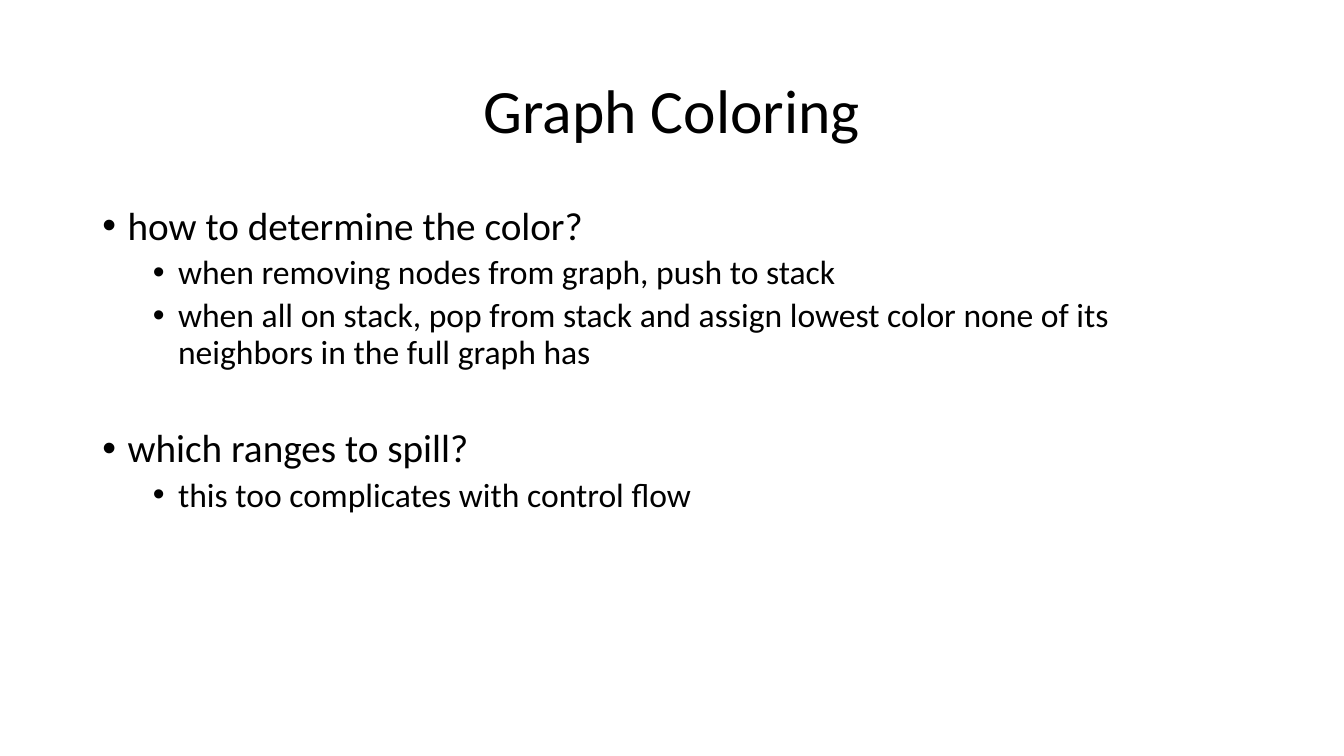
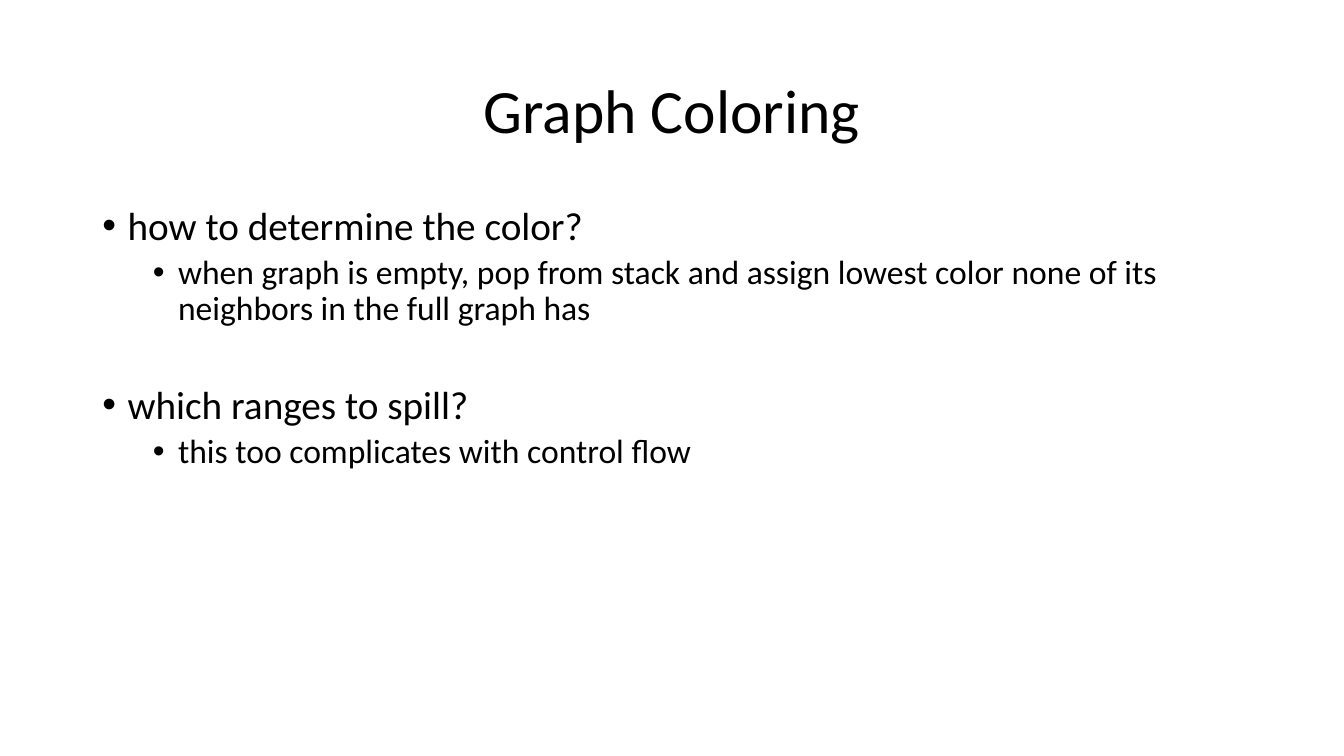
Before and after one commit to ganoliz/NI-GEN, a slide deck: slide 50 of media/NI-GEN-8.pptx (slide 49 before the commit). Drawn at 1344x756 pixels with LibreOffice and Linux fonts; fonts in the diff are those of the drawing. Boxes give left, top, right and bottom in pixels: in the first picture for what was removed or moved away, otherwise in the second. Text is boxed around its words. In the diff, an @@ line names an element or a change of style, - is before the commit and + after.

```diff
--- a/media/NI-GEN-8.pptx
+++ b/media/NI-GEN-8.pptx
@@ text at (x1=178, y1=260, x2=1156, y2=326): text changed @@
-  • when removing nodes from graph, push to stack
-  • when all on stack, pop from stack and assign lowest color none of its neighbors in the full graph has
+  • when graph is empty, pop from stack and assign lowest color none of its neighbors in the full graph has
```
Also in this commit, not shown: 27 other slides changed, 17 slides added, 8 other files.
